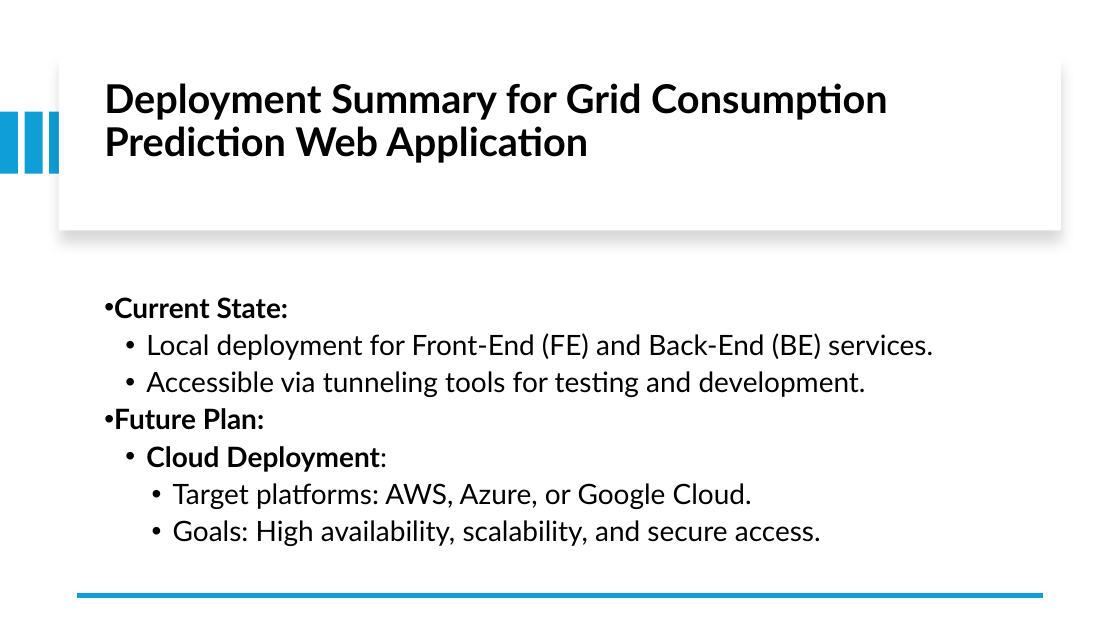
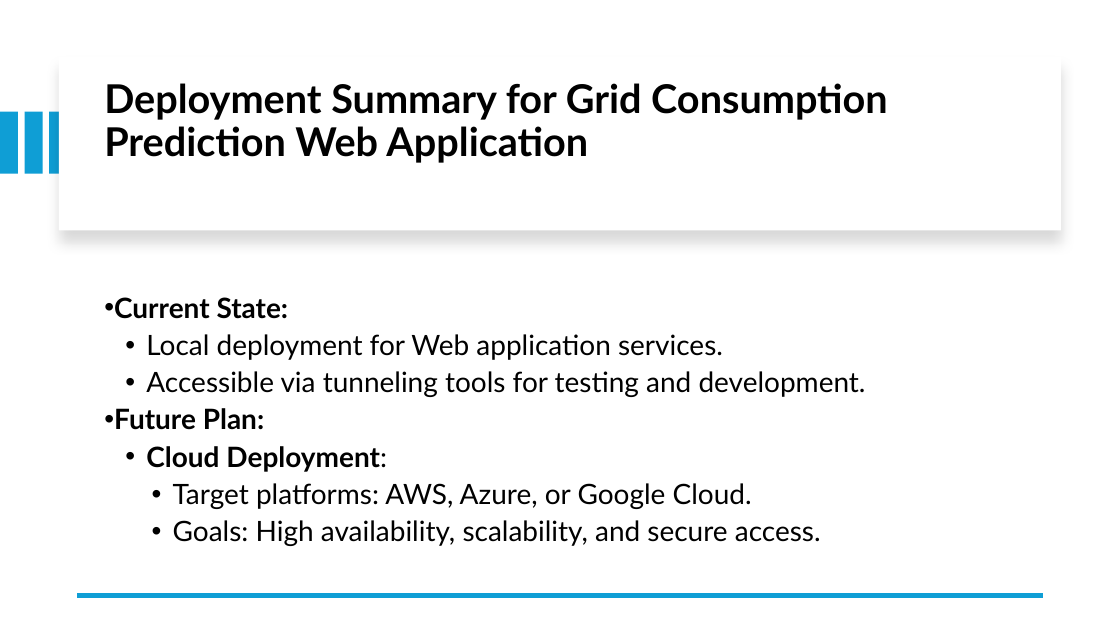
Before and after one commit to cksinghnet/Weather-Based-Grid-Optimization, a slide deck: slide 20 of DataEnggFinalProjectPPT.pptx. Drawn at 1120x630 pixels with LibreOffice and Linux fonts; fonts in the diff are those of the drawing. Boxes give left, top, right and bottom in pixels: in the first picture for what was removed or moved away, otherwise in the second. Text is boxed around its words. In the diff, an @@ line names an element or a change of style, - is before the commit and + after.

Commit message:
Update PPT

```diff
--- a/DataEnggFinalProjectPPT.pptx
+++ b/DataEnggFinalProjectPPT.pptx
@@ text at (x1=146, y1=334, x2=723, y2=360): text changed @@
-  • Local deployment for Front-End (FE) and Back-End (BE) services.
+  • Local deployment for Web application services.
```
